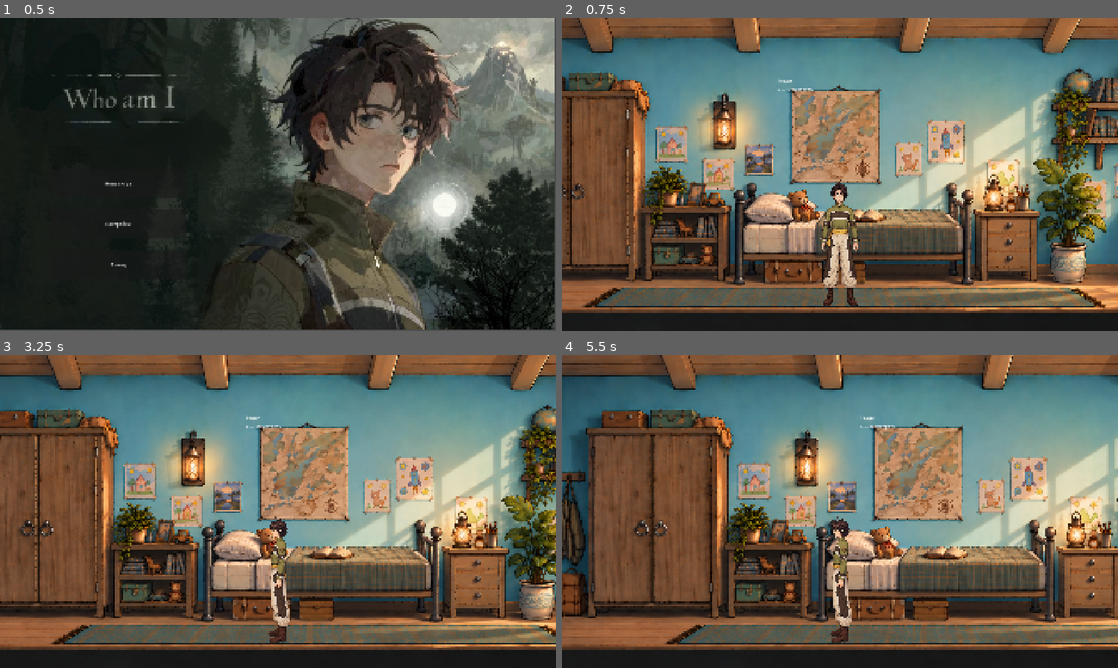
Above: before the commit, frames 1-4 (two rows, left to right).
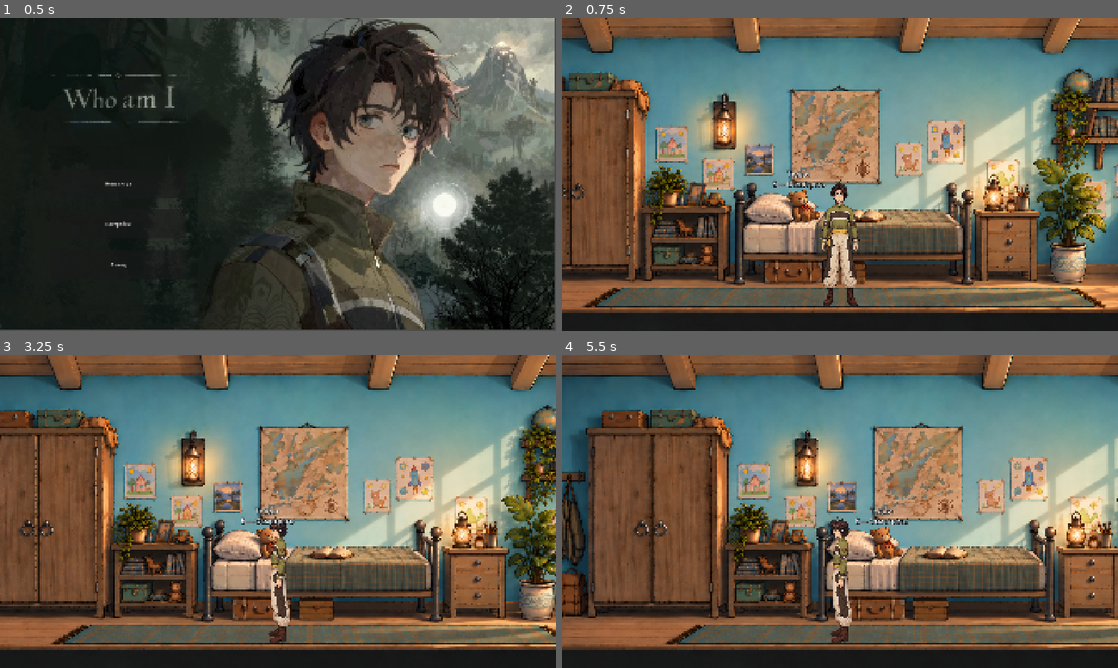
Above: after the commit, the same moments.

Repository: Alona674/WhoAmI
Game: Godot game, scene res://scenes/ui/MainMenu.tscn
The game is run twice, just before and just after one commit, with the same random seed, the same clock (stepped at 60 frames per second) and the same inputs.
Inputs (mouse positions are in pixels of both pictures, inside the frame that each line leads up to):
- Up to frame 1 (0.5 s): no input
- Up to frame 2 (0.75 s): click "Новая игра" at 0.5 s
- Up to frame 3 (3.25 s): tap Enter (ui_accept) at 1.25, 1.52, 2, 2.27, 2.75 s; move the mouse to (400, 495) at 1.27 s; hold E (interact) 1.28-2.03 s; hold D (move_right) 1.28-2.78 s; click (400, 495) at 1.42 s; move the mouse to (166, 527) at 2.02 s; tap E (interact) at 2.1 s; click (166, 527) at 2.17 s; move the mouse to (333, 442) at 2.77 s; hold A (move_left) from 2.78 s (still down); hold E (interact) from 2.78 s (still down); click (333, 442) at 2.92 s
- Up to frame 4 (5.5 s): move the mouse to (812, 574) at 3.52 s; release A (move_left) at 3.53 s; release E (interact) at 3.53 s; hold D (move_right) 3.53-5.03 s; tap E (interact) at 3.6, 5.1 s; click (812, 574) at 3.67 s; tap Enter (ui_accept) at 3.77, 4.25, 4.52, 5, 5.27 s; move the mouse to (1006, 558) at 4.27 s; hold E (interact) 4.28-5.03 s; click (1006, 558) at 4.42 s; move the mouse to (673, 464) at 5.02 s; hold A (move_left) from 5.03 s (still down); click (673, 464) at 5.17 s

Frame 1 is identical in both runs. In frame 2, 0.3% of the frame differs, in the area x 38-48%, y 19-55%; in frame 3, 0.2%; in frame 4, 0.3%, in the area x 52-63%, y 19-55%.

Commit message:
Anchor interaction prompts to visible objects and improve readability

Diff:
--- a/scenes/rooms/bathroom.tscn
+++ b/scenes/rooms/bathroom.tscn
@@ -79,6 +79,9 @@
 [node name="CollisionShape2D" type="CollisionShape2D" parent="Sink"]
 shape = SubResource("item_shape")
 
+[node name="InteractionPromptAnchor" type="Marker2D" parent="Sink"]
+position = Vector2(0, -190)
+
 [node name="Mirror" type="Area2D" parent="."]
 position = Vector2(1420, 590)
 script = ExtResource("8_item")
@@ -88,6 +91,9 @@
 
 [node name="CollisionShape2D" type="CollisionShape2D" parent="Mirror"]
 shape = SubResource("item_shape")
+
+[node name="InteractionPromptAnchor" type="Marker2D" parent="Mirror"]
+position = Vector2(0, -370)
 
 [node name="DialogueManager" parent="." instance=ExtResource("4_dialogue")]
 script = ExtResource("5_dialogue")
@@ -111,6 +117,9 @@
 [node name="CollisionShape2D" type="CollisionShape2D" parent="Basket"]
 shape = SubResource("item_shape")
 
+[node name="InteractionPromptAnchor" type="Marker2D" parent="Basket"]
+position = Vector2(0, -120)
+
 [node name="Svetik" parent="." instance=ExtResource("svetik")]
 position = Vector2(1515, 330)
 
@@ -126,3 +135,6 @@
 
 [node name="CollisionShape2D" type="CollisionShape2D" parent="BathCabinet"]
 shape = SubResource("item_shape")
+
+[node name="InteractionPromptAnchor" type="Marker2D" parent="BathCabinet"]
+position = Vector2(0, -155)
--- a/scenes/rooms/bedroom.tscn
+++ b/scenes/rooms/bedroom.tscn
@@ -122,6 +122,9 @@
 [node name="CollisionShape2D" type="CollisionShape2D" parent="WindowArea"]
 shape = SubResource("window_shape")
 
+[node name="InteractionPromptAnchor" type="Marker2D" parent="WindowArea"]
+position = Vector2(0, -220)
+
 [node name="WindowView" type="Control" parent="UILayer"]
 visible = false
 anchors_preset = 15
--- a/scenes/rooms/objects/Wardrobe.tscn
+++ b/scenes/rooms/objects/Wardrobe.tscn
@@ -13,6 +13,9 @@
 [node name="CollisionShape2D" type="CollisionShape2D" parent="."]
 shape = SubResource("shape")
 
+[node name="InteractionPromptAnchor" type="Marker2D" parent="."]
+position = Vector2(0, -260)
+
 [node name="OpenSprite" type="Sprite2D" parent="."]
 visible = false
 position = Vector2(-193, -499)
--- a/scenes/ui/interaction_prompt.tscn
+++ b/scenes/ui/interaction_prompt.tscn
@@ -2,24 +2,30 @@
 
 [ext_resource type="Script" uid="uid://dw1t2b87n54mv" path="res://scripts/interaction/interaction_prompt.gd" id="1_fhyea"]
 
-[node name="InteractionPrompt" type="Control" unique_id=1940005212]
+[node name="InteractionPrompt" type="VBoxContainer" unique_id=1940005212]
 visible = false
-layout_mode = 3
-anchors_preset = 15
-anchor_right = 1.0
-anchor_bottom = 1.0
-grow_horizontal = 2
-grow_vertical = 2
+offset_right = 160.0
+offset_bottom = 64.0
 mouse_filter = 2
+theme_override_constants/separation = 2
 script = ExtResource("1_fhyea")
 
 [node name="ObjectNameLabel" type="Label" parent="." unique_id=408471209]
-layout_mode = 0
-offset_right = 40.0
-offset_bottom = 23.0
+layout_mode = 2
+mouse_filter = 2
+theme_override_colors/font_shadow_color = Color(0, 0, 0, 1)
+theme_override_constants/shadow_offset_x = 2
+theme_override_constants/shadow_offset_y = 2
+theme_override_constants/outline_size = 3
+theme_override_font_sizes/font_size = 26
+horizontal_alignment = 1
 
 [node name="ActionLabel" type="Label" parent="." unique_id=379160518]
-layout_mode = 0
-offset_top = 30.0
-offset_right = 40.0
-offset_bottom = 53.0
+layout_mode = 2
+mouse_filter = 2
+theme_override_colors/font_shadow_color = Color(0, 0, 0, 1)
+theme_override_constants/shadow_offset_x = 2
+theme_override_constants/shadow_offset_y = 2
+theme_override_constants/outline_size = 3
+theme_override_font_sizes/font_size = 24
+horizontal_alignment = 1
--- a/scripts/interaction/interaction_prompt.gd
+++ b/scripts/interaction/interaction_prompt.gd
@@ -16,5 +16,12 @@
 	hide()
 
 
+func position_above(screen_position: Vector2) -> void:
+	size = get_combined_minimum_size()
+	var viewport_rect := get_viewport_rect().grow(-12.0)
+	var desired_position := screen_position - Vector2(size.x / 2.0, size.y + 12.0)
+	position = desired_position.clamp(viewport_rect.position, viewport_rect.end - size)
+
+
 func set_action_visible(is_visible: bool) -> void:
 	action_label.visible = is_visible
--- a/scripts/player/player.gd
+++ b/scripts/player/player.gd
@@ -140,5 +140,22 @@
 	if action_name.is_empty():
 		action_name = str(target.get("interaction_action"))
 	interaction_prompt.show_prompt(object_name, action_name)
-	var target_position: Vector2 = target.get_global_transform_with_canvas().origin
-	interaction_prompt.position = target_position + Vector2(-50, -100)
+	var camera := get_viewport().get_camera_2d()
+	if camera != null:
+		camera.force_update_scroll()
+	interaction_prompt.position_above(_get_prompt_position(target))
+
+
+func _get_prompt_position(target: Area2D) -> Vector2:
+	var anchor := target.get_node_or_null("InteractionPromptAnchor") as Node2D
+	if anchor != null:
+		return anchor.get_global_transform_with_canvas().origin
+	for child in target.get_children():
+		if child is Sprite2D and child.is_visible_in_tree() and child.texture != null:
+			var sprite_rect: Rect2 = child.get_rect()
+			return child.get_global_transform_with_canvas() * Vector2(sprite_rect.get_center().x, sprite_rect.position.y)
+	for child in target.get_children():
+		if child is CollisionShape2D and child.shape != null and not child.disabled:
+			var shape_rect: Rect2 = child.shape.get_rect()
+			return child.get_global_transform_with_canvas() * Vector2(shape_rect.get_center().x, shape_rect.position.y)
+	return target.get_global_transform_with_canvas().origin
